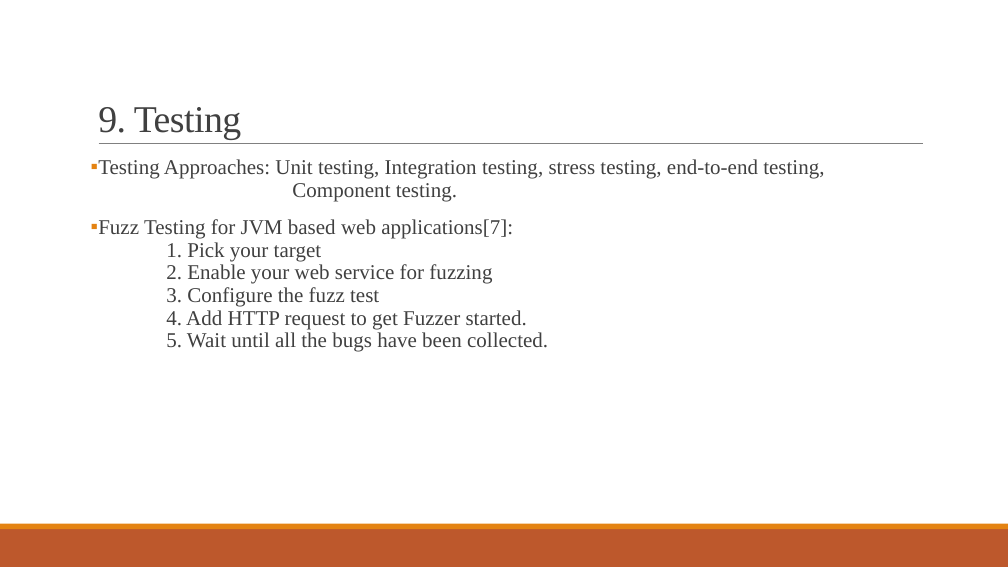
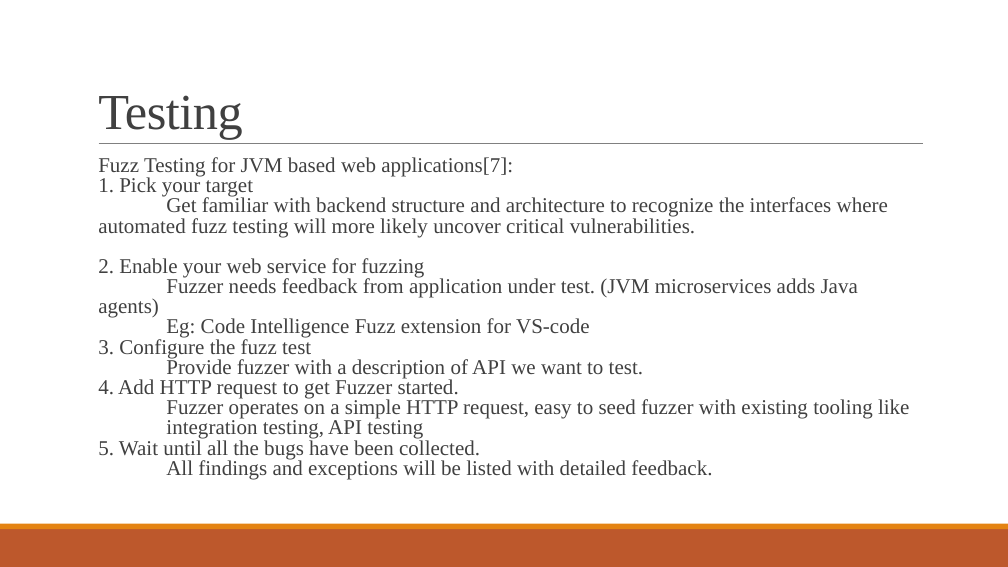
Before and after one commit to Ravishka123/Lectures_And_Talks, a slide deck: slide 29 of An Introduction to Microservices/An Introduction to Microservices.pptx (slide 19 before the commit). Drawn at 1008x567 pixels with LibreOffice and Linux fonts; fonts in the diff are those of the drawing. Boxes give left, top, right and bottom in pixels: in the first picture for what was removed or moved away, otherwise in the second. Text is boxed around its words. In the diff, an @@ line names an element or a change of style, - is before the commit and + after.

```diff
--- a/An Introduction to Microservices/An Introduction to Microservices.pptx
+++ b/An Introduction to Microservices/An Introduction to Microservices.pptx
@@ title at [98,95,242,140]: text changed; size 36 to 48 pt @@
-9. Testing
+Testing
@@ text at [98,157,909,479]: text changed @@
-▪ Testing Approaches: Unit testing, Integration testing, stress testing, end-to-end testing,
-  Component testing.
-▪ Fuzz Testing for JVM based web applications[7]:
-  1. Pick your target
-  2. Enable your web service for fuzzing
-  3. Configure the fuzz test
-  4. Add HTTP request to get Fuzzer started.
-  5. Wait until all the bugs have been collected.
+  Fuzz Testing for JVM based web applications[7]:
+  1. Pick your target
+  Get familiar with backend structure and architecture to recognize the interfaces where automated fuzz testing will more likely uncover critical vulnerabilities.
+  2. Enable your web service for fuzzing
+  Fuzzer needs feedback from application under test. (JVM microservices adds Java agents)
+  Eg: Code Intelligence Fuzz extension for VS-code
+  3. Configure the fuzz test
+  Provide fuzzer with a description of API we want to test.
+  4. Add HTTP request to get Fuzzer started.
+  Fuzzer operates on a simple HTTP request, easy to seed fuzzer with existing tooling like
+  integration testing, API testing
+  5. Wait until all the bugs have been collected.
+  All findings and exceptions will be listed with detailed feedback.
```
Also in this commit, not shown: 11 other slides changed, 12 slides added, 1 slide removed, 1 other file.
